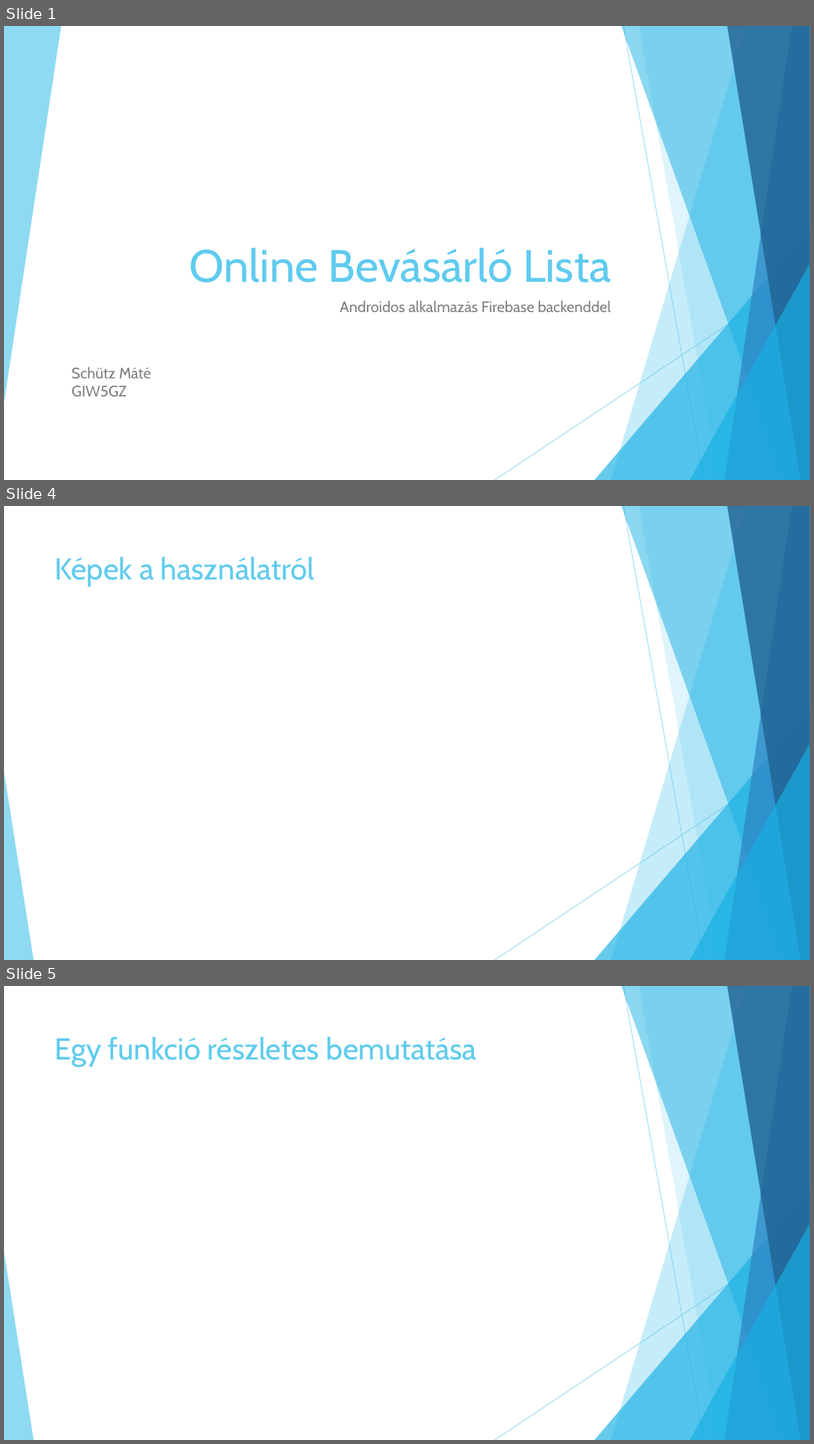
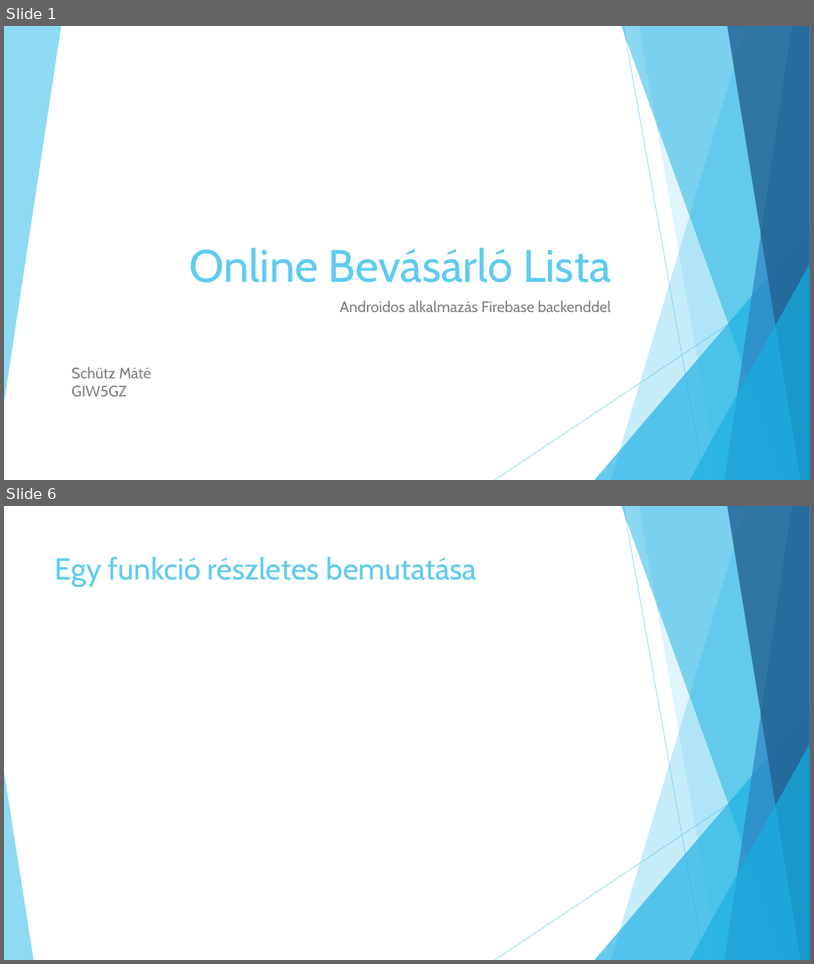
Before and after one commit to Maxtr0n/ShoppingListAndroid, a slide deck: bemutato.pptx. Shown one above the other, each under a label of ours: slides 1, 4 and 5 before the commit, slides 1 and 6 after it; the slides between them are not shown. The pictures are 814x1444 and 814x964 pixels, drawn with LibreOffice and Linux fonts; fonts in the diff are those of the drawing. Boxes give left, top, right and bottom in pixels: in the first picture for what was removed or moved away, otherwise in the second. Text is boxed around its words. In the diff, an @@ line names an element or a change of style, - is before the commit and + after.

```diff
--- a/bemutato.pptx
+++ b/bemutato.pptx
@@ slide 4 removed at bbox=[4, 506, 810, 960], background #FFFFFF; not listed: 10 template elements that a slide beside it also shows @@
@@ title removed at bbox=[55, 556, 314, 587] @@
-Képek a használatról
@@ what was slide 5 is now slide 6 @@
```
Also in this commit, not shown: 3 slides changed, 2 slides added, 1 other file.
